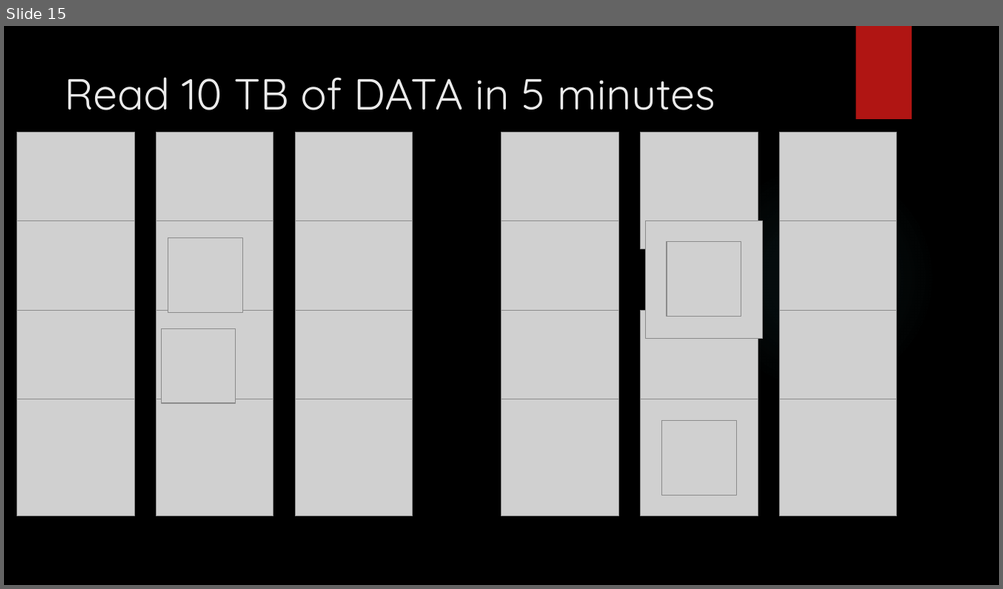
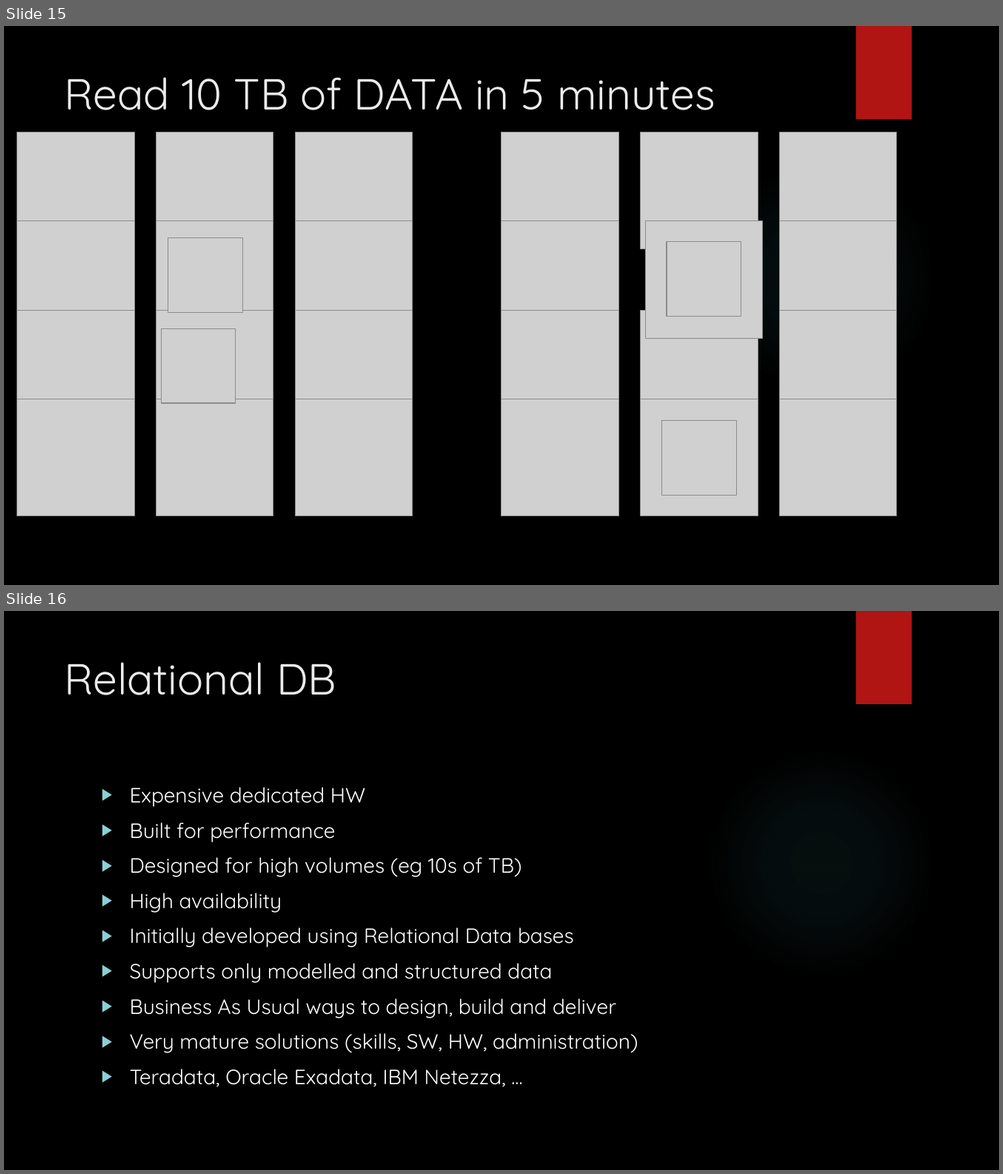
Before and after one commit to karthick1808/DW001, a slide deck: Bigdata.pptx. Shown one above the other, each under a label of ours: slide 15 before the commit, slides 15 and 16 after it. The pictures are 1003x589 and 1003x1174 pixels, drawn with LibreOffice and Linux fonts; fonts in the diff are those of the drawing; grey boxes stand for pictures; background and template pictures are left out. Boxes give left, top, right and bottom in pixels: in the first picture for what was removed or moved away, otherwise in the second. Text is boxed around its words. In the diff, an @@ line names an element or a change of style, - is before the commit and + after.

```diff
--- a/Bigdata.pptx
+++ b/Bigdata.pptx
@@ slide 16 added at box(4, 611, 999, 1170), background picture (left out); not listed: 2 template elements that a slide beside it also shows @@
@@ title added at box(64, 662, 336, 695), 42 pt, text #EBEBEB @@
+Relational DB
@@ text added at box(130, 787, 637, 1088), 20 pt, text #FFFFFF @@
+▶ Expensive dedicated HW
+▶ Built for performance
+▶ Designed for high volumes (eg 10s of TB)
+▶ High availability
+▶ Initially developed using Relational Data bases
+▶ Supports only modelled and structured data
+▶ Business As Usual ways to design, build and deliver
+▶ Very mature solutions (skills, SW, HW, administration)
+▶ Teradata, Oracle Exadata, IBM Netezza, ...
```
Also in this commit, not shown: 7 other slides added.
